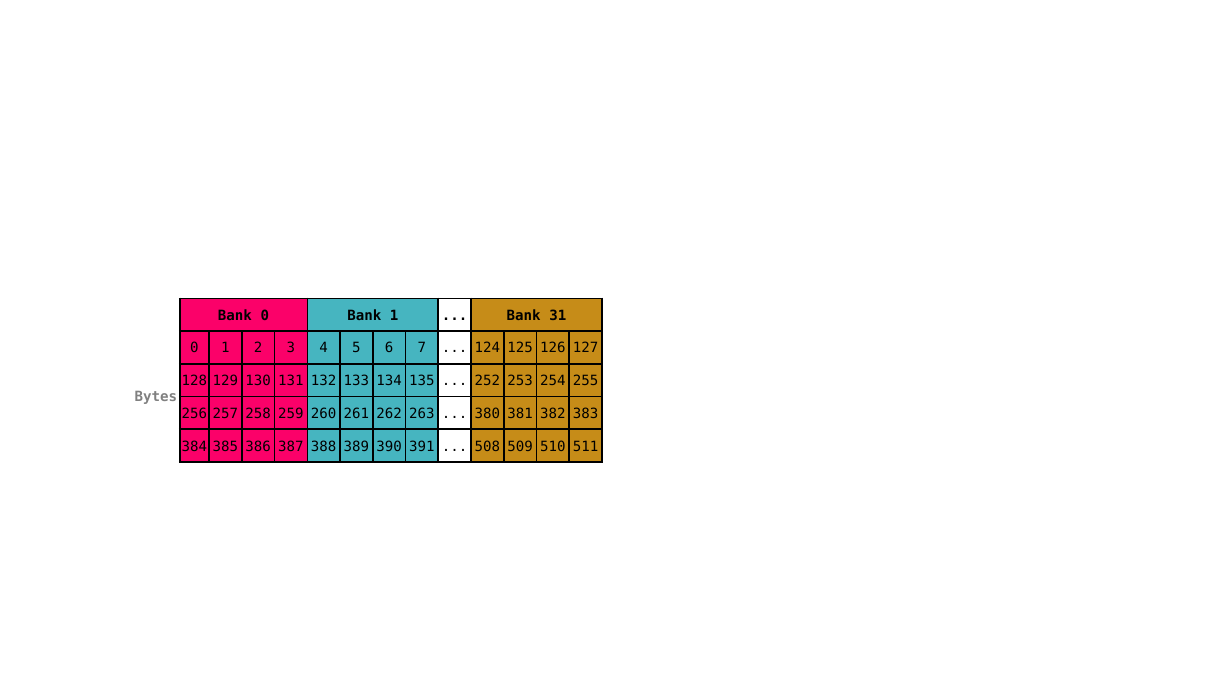
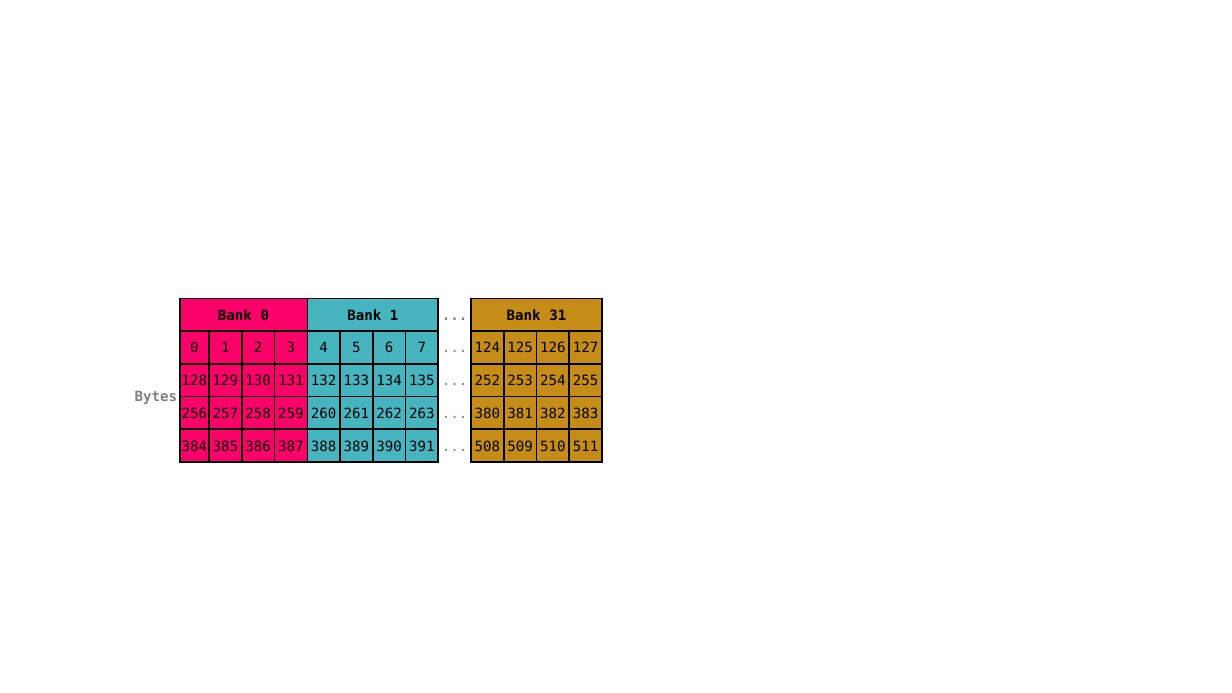
Before and after one commit to Lapo9/AutocorrelationCUDA, a slide deck: slide 3 of documentation/AlgorithmPresentation.pptx. Drawn at 1232x693 pixels with LibreOffice and Linux fonts; fonts in the diff are those of the drawing. Boxes give left, top, right and bottom in pixels: in the first picture for what was removed or moved away, otherwise in the second. Text is boxed around its words. In the diff, an @@ line names an element or a change of style, - is before the commit and + after.

```diff
--- a/documentation/AlgorithmPresentation.pptx
+++ b/documentation/AlgorithmPresentation.pptx
@@ table at [132, 299, 597, 462] @@
@@ text colour #000000 to #808080 in "...", "...", "...", "..." and 1 more places @@
@@ borders changed @@
```
Also in this commit, not shown: 1 other file.
